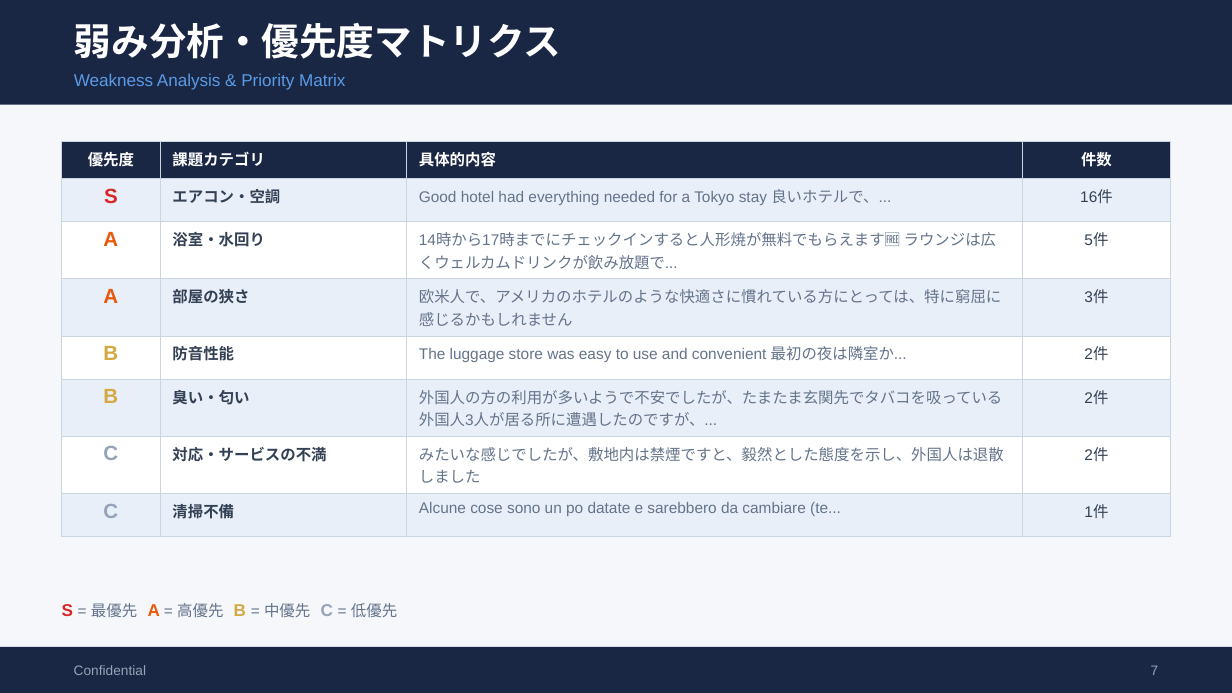
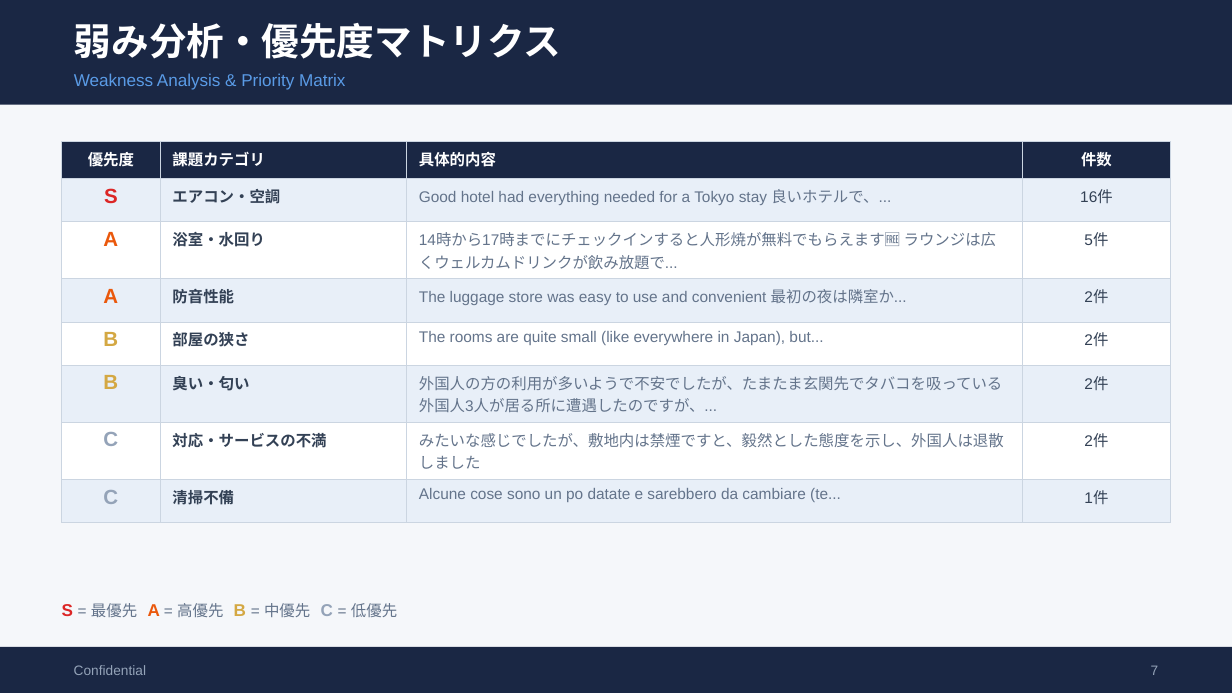
Before and after one commit to TAKAHASHIMITSUGU329/primechange-portal, a slide deck: slide 7 of 納品レポート/ホテル別レポート/comfort_era_higashikanda_口コミ分析レポート.pptx. Drawn at 1232x693 pixels with LibreOffice and Linux fonts; fonts in the diff are those of the drawing. Boxes give left, top, right and bottom in pixels: in the first picture for what was removed or moved away, otherwise in the second. Text is boxed around its words. In the diff, an @@ line names an element or a change of style, - is before the commit and + after.

```diff
--- a/納品レポート/ホテル別レポート/comfort_era_higashikanda_口コミ分析レポート.pptx
+++ b/納品レポート/ホテル別レポート/comfort_era_higashikanda_口コミ分析レポート.pptx
@@ table at (x1=62, y1=142, x2=1170, y2=509) @@
-row 4: A | 部屋の狭さ | 欧米人で、アメリカのホテルのような快適さに慣れている方にとっては、特に窮屈に感じるかもしれません | 3件
+row 4: A | 防音性能 | The luggage store was easy to use and convenient 最初の夜は隣室か... | 2件
-row 5, column 2: 防音性能
+row 5, column 2: 部屋の狭さ
-row 5, column 3: The luggage store was easy to use and convenient 最初の夜は隣室か...
+row 5, column 3: The rooms are quite small (like everywhere in Japan), but...
```
Also in this commit, not shown: 2 other slides changed, 37 other files.
